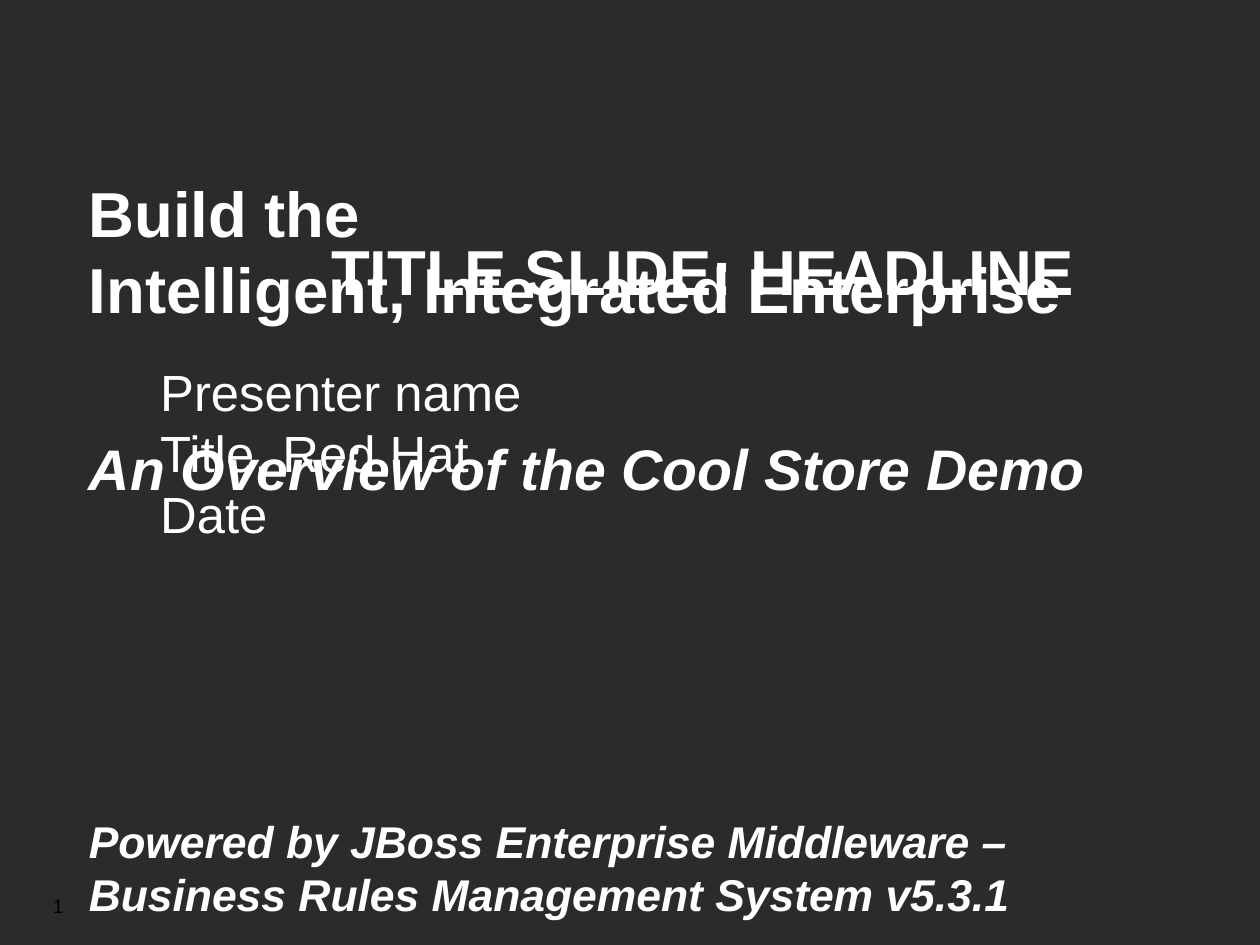
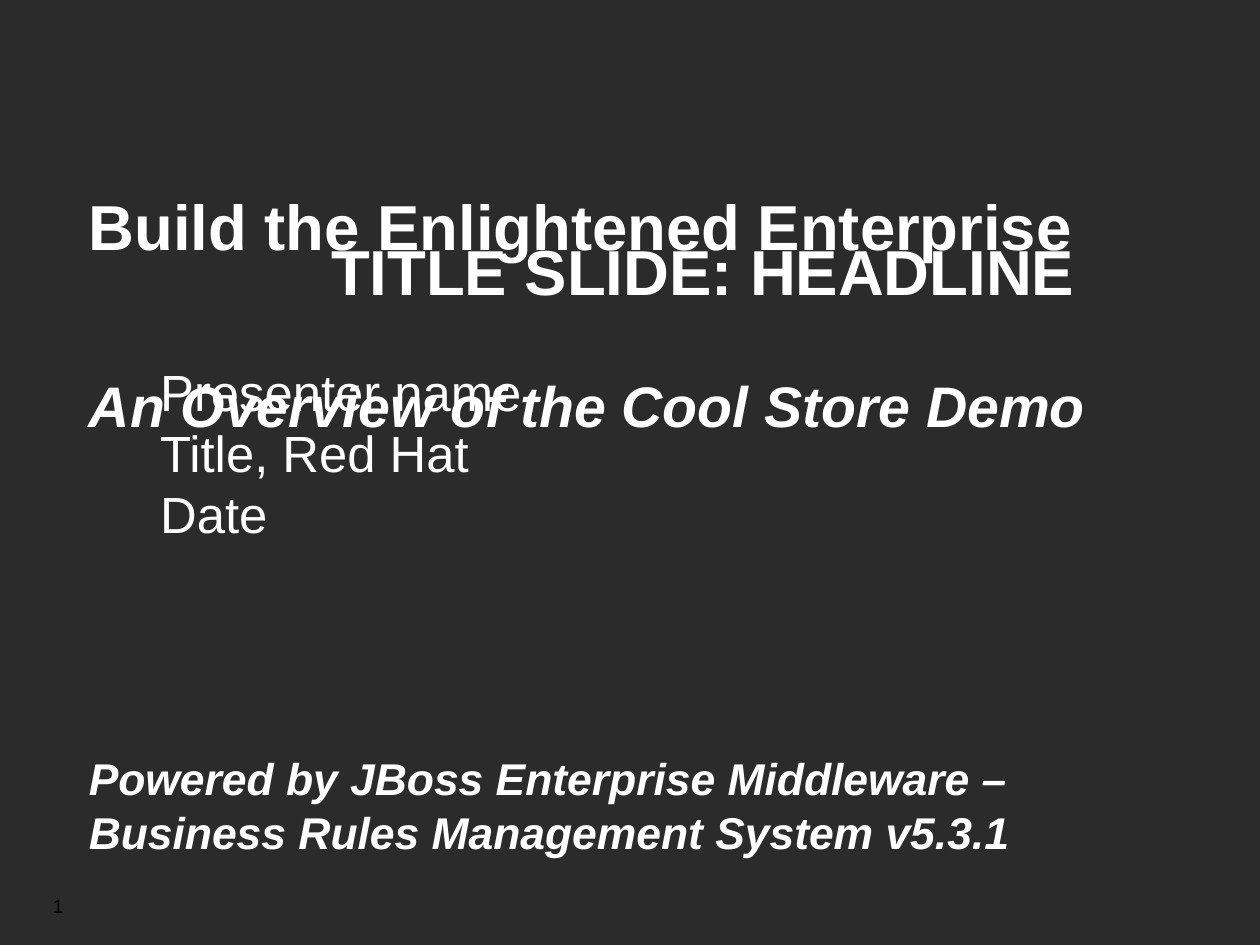
Before and after one commit to jbossdemocentral/brms-coolstore-demo, a slide deck: slide 1 of Demo Overview.odp. Drawn at 1260x945 pixels with LibreOffice and Linux fonts; fonts in the diff are those of the drawing; background and template pictures are left out; a plain dark background stands for a picture behind light text. Boxes give left, top, right and bottom in pixels: in the first picture for what was removed or moved away, otherwise in the second. Text is boxed around its words. In the diff, an @@ line names an element or a change of style, - is before the commit and + after.

```diff
--- a/Demo Overview.odp
+++ b/Demo Overview.odp
@@ text "Build the Enlightened Enterprise": place and size @@
-text "Build the Enlightened Enterprise" at <box>89,191,1085,921</box>
+text "Build the Enlightened Enterprise" at <box>89,204,1085,858</box>
@@ text at <box>89,204,1072,262</box>: text changed @@
-Build the
-Intelligent, Integrated Enterprise
+Build the Enlightened Enterprise
```
Also in this commit, not shown: 2 other slides changed, 1 other file.
